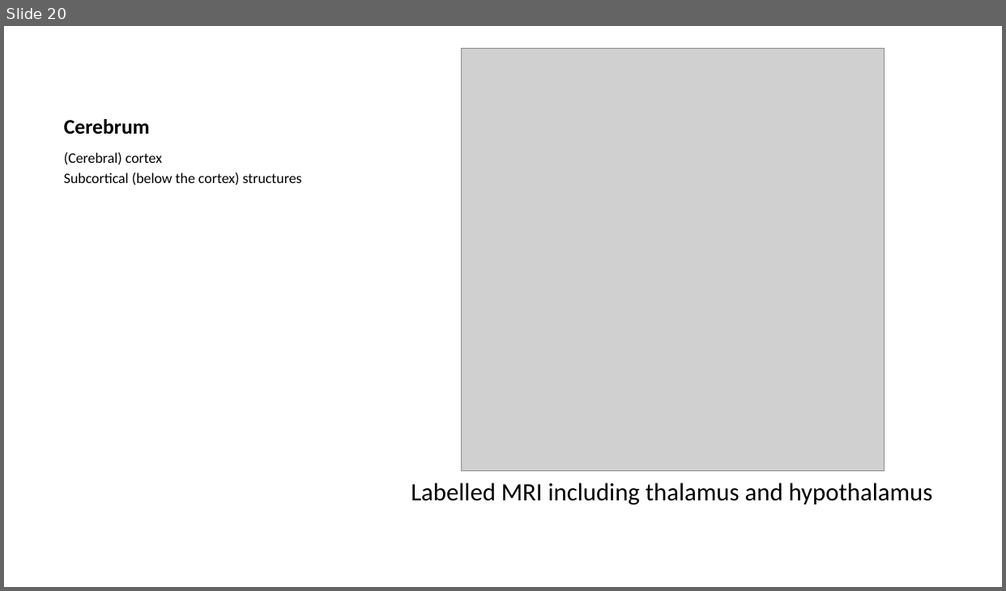
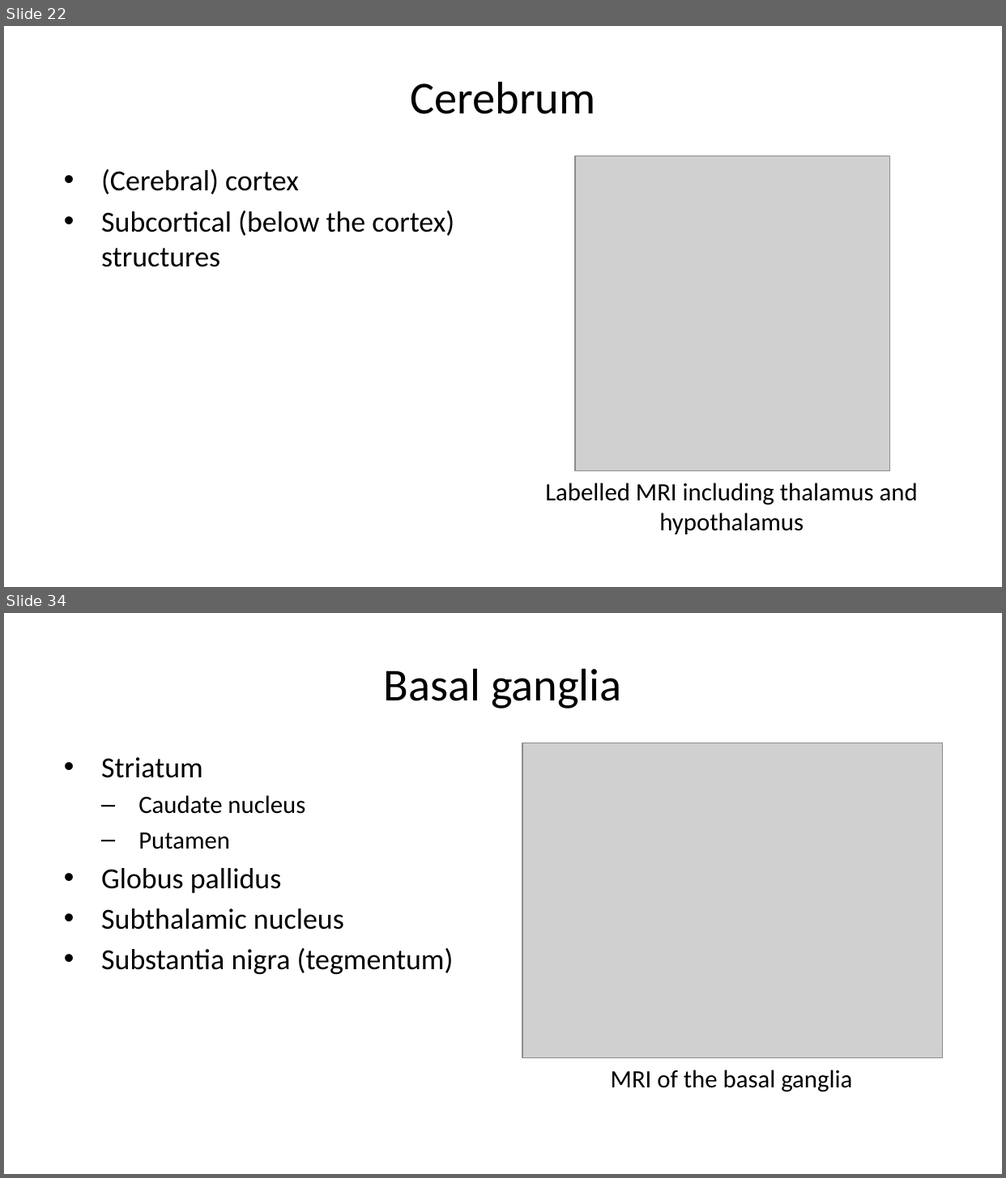
Before and after one commit to psu-psychology/psy-511-scan-fdns-2026-spring, a slide deck: docs/slides/wk-02-2026-01-22-anatomy.pptx. Shown one above the other, each under a label of ours: slide 20 before the commit, slides 22 and 34 after it; the slides between them are not shown. The pictures are 1006x591 and 1006x1178 pixels, drawn with LibreOffice and Linux fonts; fonts in the diff are those of the drawing; grey boxes stand for pictures. Boxes give left, top, right and bottom in pixels: in the first picture for what was removed or moved away, otherwise in the second. Text is boxed around its words. In the diff, an @@ line names an element or a change of style, - is before the commit and + after.

```diff
--- a/docs/slides/wk-02-2026-01-22-anatomy.pptx
+++ b/docs/slides/wk-02-2026-01-22-anatomy.pptx
@@ slide 34 added at bbox=[4, 613, 1002, 1174], background #FFFFFF @@
@@ title added at bbox=[384, 668, 622, 709], 33 pt, text #000000 @@
+Basal ganglia
@@ text added at bbox=[101, 757, 454, 974], 21 pt, text #000000 @@
+• Striatum
+  – Caudate nucleus
+  – Putamen
+• Globus pallidus
+• Subthalamic nucleus
+• Substantia nigra (tegmentum)
@@ picture added at bbox=[522, 743, 942, 1058] @@
@@ text added at bbox=[611, 1070, 852, 1093], 18 pt, text #000000 @@
+MRI of the basal ganglia
@@ what was slide 20 is now slide 22 @@
@@ slide 22 changed as well @@
@@ title "Cerebrum" at bbox=[410, 81, 595, 114]: size 15 to 33 pt, bold off; alignment left to centre; vertical alignment bottom to middle @@
@@ text "(Cerebral) cortex": place and size @@
-text "(Cerebral) cortex" at bbox=[64, 152, 302, 186]
+text "(Cerebral) cortex" at bbox=[101, 169, 454, 267]
@@ text "(Cerebral) cortex" at bbox=[101, 169, 454, 267]: size 10.5 to 21 pt; bullet none to •; more space between paragraphs @@
@@ picture: place and size @@
-picture at bbox=[461, 48, 884, 471]
+picture at bbox=[575, 156, 889, 471]
@@ text "Labelled MRI including thalamus and ..." rewrapped from bbox=[411, 483, 933, 506] to bbox=[545, 483, 918, 535] @@
```
Also in this commit, not shown: 12 other slides changed, 39 other slides added, 9 slides removed, 58 other files.
